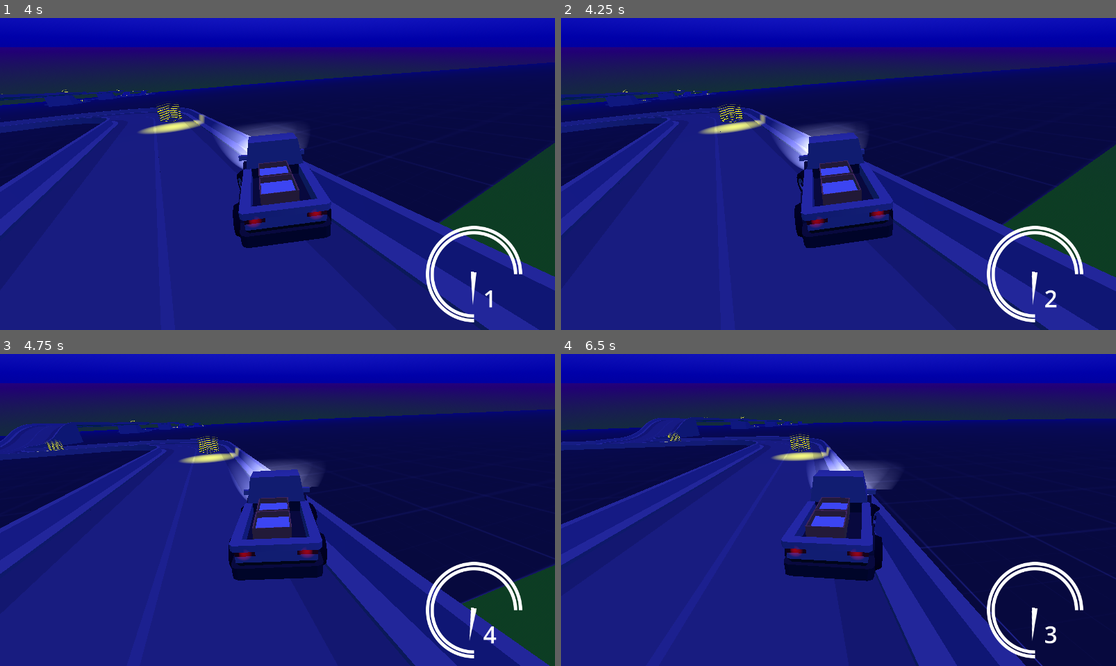
Above: before the commit, frames 1-4 (two rows, left to right).
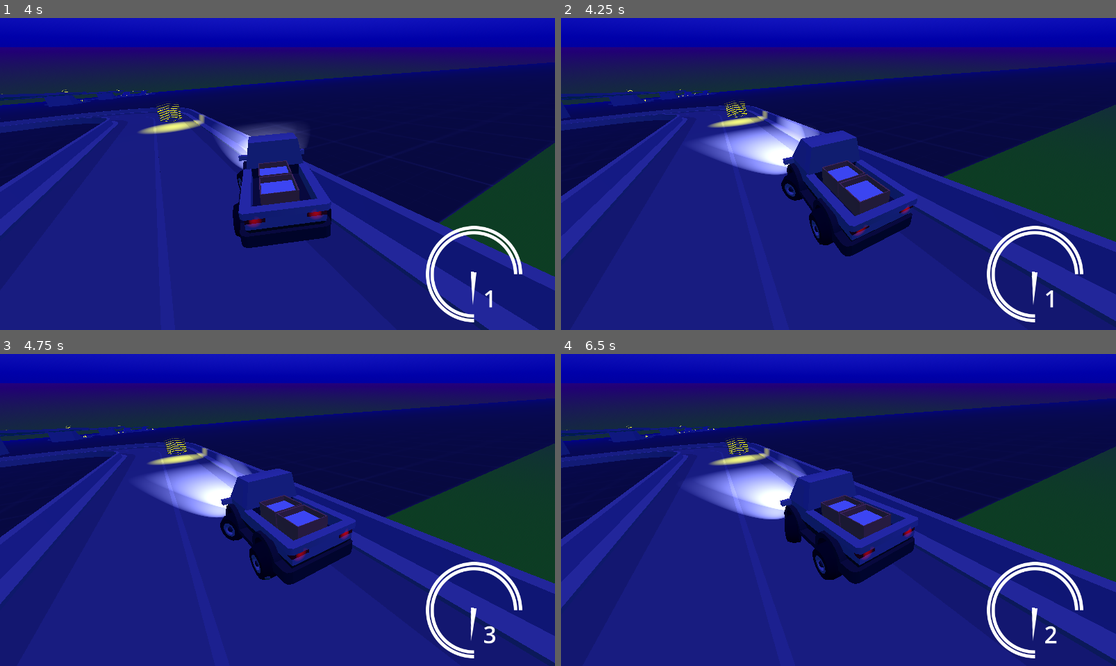
Above: after the commit, the same moments.

Repository: Yngwarr/tofu-delivery-game
Game: Godot game, scene res://scenes/Game.tscn
The game is run twice, just before and just after one commit, with the same random seed, the same clock (stepped at 60 frames per second) and the same inputs.
Inputs:
- Up to frame 1 (4 s): hold D (steer_right) 0.53-1.28 s; tap W (throttle) every 0.75 s from 0.6 to 3.6 s; hold S (brake) 1.28-2.03 s; hold D (steer_right) 2.03-3.53 s; hold A (steer_left) from 3.53 s (still down)
- Up to frame 2 (4.25 s): keep holding A (steer_left); tap R (reset, bound only after the commit) at 4.15 s
- Up to frame 3 (4.75 s): keep holding A (steer_left); tap W (throttle) at 4.35 s
- Up to frame 4 (6.5 s): release A (steer_left) at 5.03 s; hold S (brake) 5.03-5.78 s; tap W (throttle) at 5.1, 5.85 s; hold D (steer_right) from 5.78 s (still down)

Frame 1 is identical in both runs. In frame 2, 23% of the frame differs, in the area x 0-100%, y 14-100%; in frame 3, 28%; in frame 4, 34%.

Commit message:
resetting the player's position

Diff:
--- a/project.godot
+++ b/project.godot
@@ -37,6 +37,11 @@
 "events": [Object(InputEventKey,"resource_local_to_scene":false,"resource_name":"","device":-1,"window_id":0,"alt_pressed":false,"shift_pressed":false,"ctrl_pressed":false,"meta_pressed":false,"pressed":false,"keycode":0,"physical_keycode":68,"key_label":0,"unicode":100,"echo":false,"script":null)
 ]
 }
+reset={
+"deadzone": 0.5,
+"events": [Object(InputEventKey,"resource_local_to_scene":false,"resource_name":"","device":-1,"window_id":0,"alt_pressed":false,"shift_pressed":false,"ctrl_pressed":false,"meta_pressed":false,"pressed":false,"keycode":0,"physical_keycode":82,"key_label":0,"unicode":114,"echo":false,"script":null)
+]
+}
 
 [layer_names]
 
--- a/scenes/Checkpoint.tscn
+++ b/scenes/Checkpoint.tscn
@@ -33,6 +33,78 @@
 height = 7.98089
 radius = 2.63758
 
+[sub_resource type="Animation" id="Animation_0yiir"]
+resource_name = "disappear"
+tracks/0/type = "value"
+tracks/0/imported = false
+tracks/0/enabled = true
+tracks/0/path = NodePath("OmniLight3D:omni_range")
+tracks/0/interp = 1
+tracks/0/loop_wrap = true
+tracks/0/keys = {
+"times": PackedFloat32Array(0, 1),
+"transitions": PackedFloat32Array(0.482968, 8.57419),
+"update": 0,
+"values": [5.0, 20.0]
+}
+tracks/1/type = "value"
+tracks/1/imported = false
+tracks/1/enabled = true
+tracks/1/path = NodePath(".:visible")
+tracks/1/interp = 1
+tracks/1/loop_wrap = true
+tracks/1/keys = {
+"times": PackedFloat32Array(0, 1),
+"transitions": PackedFloat32Array(1, 1),
+"update": 1,
+"values": [true, false]
+}
+tracks/2/type = "value"
+tracks/2/imported = false
+tracks/2/enabled = true
+tracks/2/path = NodePath("OmniLight3D:light_energy")
+tracks/2/interp = 1
+tracks/2/loop_wrap = true
+tracks/2/keys = {
+"times": PackedFloat32Array(0, 1),
+"transitions": PackedFloat32Array(0.133972, 1),
+"update": 0,
+"values": [6.0, 0.0]
+}
+
+[sub_resource type="Animation" id="Animation_urmvx"]
+length = 0.001
+tracks/0/type = "value"
+tracks/0/imported = false
+tracks/0/enabled = true
+tracks/0/path = NodePath("OmniLight3D:omni_range")
+tracks/0/interp = 1
+tracks/0/loop_wrap = true
+tracks/0/keys = {
+"times": PackedFloat32Array(0),
+"transitions": PackedFloat32Array(1),
+"update": 0,
+"values": [5.0]
+}
+tracks/1/type = "value"
+tracks/1/imported = false
+tracks/1/enabled = true
+tracks/1/path = NodePath("OmniLight3D:light_energy")
+tracks/1/interp = 1
+tracks/1/loop_wrap = true
+tracks/1/keys = {
+"times": PackedFloat32Array(0),
+"transitions": PackedFloat32Array(1),
+"update": 0,
+"values": [6.0]
+}
+
+[sub_resource type="AnimationLibrary" id="AnimationLibrary_l0jqe"]
+_data = {
+"RESET": SubResource("Animation_urmvx"),
+"disappear": SubResource("Animation_0yiir")
+}
+
 [node name="Checkpoint" type="Area3D"]
 script = ExtResource("1_ai2j0")
 
@@ -56,3 +128,8 @@
 light_energy = 6.0
 light_indirect_energy = 6.0
 omni_attenuation = 0.297302
+
+[node name="Anim" type="AnimationPlayer" parent="."]
+libraries = {
+"": SubResource("AnimationLibrary_l0jqe")
+}
--- a/scenes/Game.tscn
+++ b/scenes/Game.tscn
@@ -7,6 +7,7 @@
 [ext_resource type="Texture2D" uid="uid://cmj4se5epwa5t" path="res://textures/speedometer.png" id="5_8lsma"]
 [ext_resource type="Texture2D" uid="uid://calurnr5vmja1" path="res://textures/Arrow.png" id="6_6458a"]
 [ext_resource type="PackedScene" uid="uid://n7e5jxettdli" path="res://scenes/Checkpoint.tscn" id="7_alyof"]
+[ext_resource type="Script" path="res://src/CheckpointController.gd" id="7_gcnu8"]
 
 [sub_resource type="WorldBoundaryShape3D" id="WorldBoundaryShape3D_b63vk"]
 plane = Plane(0, 1, 0.15, 0)
@@ -108,6 +109,7 @@
 environment = SubResource("Environment_2sxos")
 
 [node name="Checkpoints" type="Node3D" parent="."]
+script = ExtResource("7_gcnu8")
 
 [node name="Checkpoint" parent="Checkpoints" instance=ExtResource("7_alyof")]
 transform = Transform3D(1, 0, 0, 0, 1, 0, 0, 0, 1, 0.897514, -3.6405, 30.1931)
--- a/scenes/Road.tscn
+++ b/scenes/Road.tscn
@@ -411,10 +411,10 @@
 transform = Transform3D(-4.37114e-08, 0, 1, 0, 1, 0, -1, 0, -4.37114e-08, 7.6864, 0, 82.5992)
 
 [node name="RoadEnd4" parent="." instance=ExtResource("3_mxkuk")]
-transform = Transform3D(1, 0, 0, 0, 1, 0, 0, 0, 1, 7.89377, 0, 87.4077)
+transform = Transform3D(1, 0, 0, 0, 1, 0, 0, 0, 1, 7.89377, 0, 86.9077)
 
 [node name="RoadEnd5" parent="." instance=ExtResource("3_mxkuk")]
-transform = Transform3D(-1, 0, -8.74228e-08, 0, 1, 0, 8.74228e-08, 0, -1, 7.89377, 0, 86.4621)
+transform = Transform3D(-1, 0, -8.74228e-08, 0, 1, 0, 8.74228e-08, 0, -1, 7.89377, 0, 85.9621)
 
 [node name="Straight70" parent="." instance=ExtResource("1_obgic")]
-transform = Transform3D(1, 0, 0, 0, 1, 0, 0, 0, 1, 7.89643, 3.8147e-07, 86.4103)
+transform = Transform3D(1, 0, 0, 0, 1, 0, 0, 0, 1, 7.89643, 3.8147e-07, 85.9103)
--- a/src/Car.gd
+++ b/src/Car.gd
@@ -10,7 +10,13 @@
 var steer_multiplier := .5
 var steer_smoothness := 5.0
 
+var respawn_location: Vector3
+var resetting = false
+
 func _ready():
+	add_to_group('player')
+	respawn_location = global_position
+
 	# would've rather export arrays to fill in the inspector, but issue #62916
 	# still persists in Godot 4.0.2
 	for c in get_children():
@@ -25,6 +31,18 @@
 		if c.use_as_steering:
 			steering_wheels.append(c)
 
+func _process(_delta):
+	if Input.is_action_just_pressed("reset"):
+		global_position = respawn_location
+		global_rotation = Vector3.ZERO
+		resetting = true
+
+func _integrate_forces(_state):
+	if !resetting: return
+
+	resetting = false
+	linear_velocity = Vector3.ZERO
+
 func _physics_process(delta):
 	var throttle: float = Input.get_axis("brake", "throttle")
 
--- a/src/Checkpoint.gd
+++ b/src/Checkpoint.gd
@@ -1 +1,16 @@
+class_name Checkpoint
 extends Area3D
+
+signal tagged
+
+@onready var anim: AnimationPlayer = $Anim
+
+func _ready():
+	body_entered.connect(on_car_entered)
+
+func on_car_entered(car: Car):
+	if !visible: return
+
+	car.respawn_location = global_position + Vector3.UP
+	tagged.emit()
+	anim.play("disappear")
--- /dev/null
+++ b/src/CheckpointController.gd
@@ -0,0 +1,11 @@
+extends Node3D
+
+var amountTagged = 0
+
+func _ready():
+	for c in get_children():
+		if !(c is Checkpoint): continue
+		c.tagged.connect(child_tagged)
+
+func child_tagged():
+	amountTagged += 1
Not shown: 1 places in scenes/Checkpoint.tscn that only renumber resources
Not shown: 1 places in scenes/Game.tscn that only renumber resources
